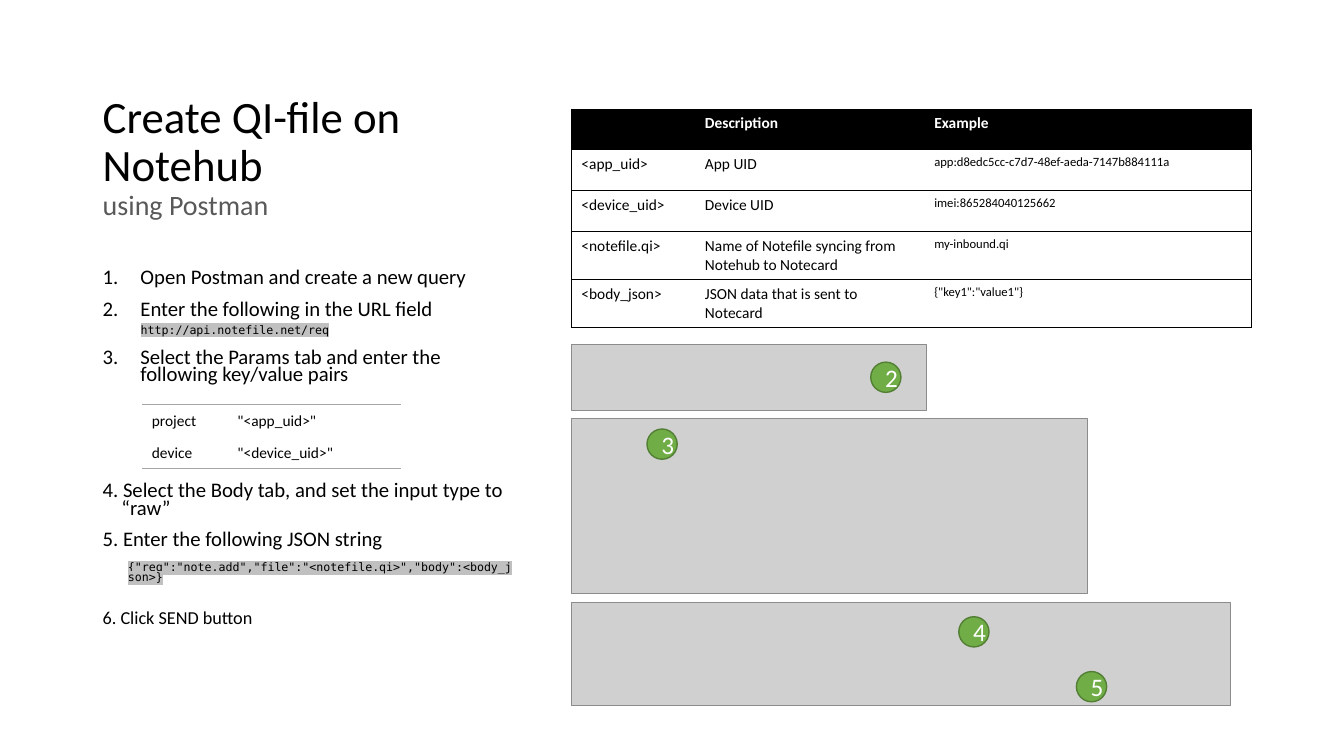
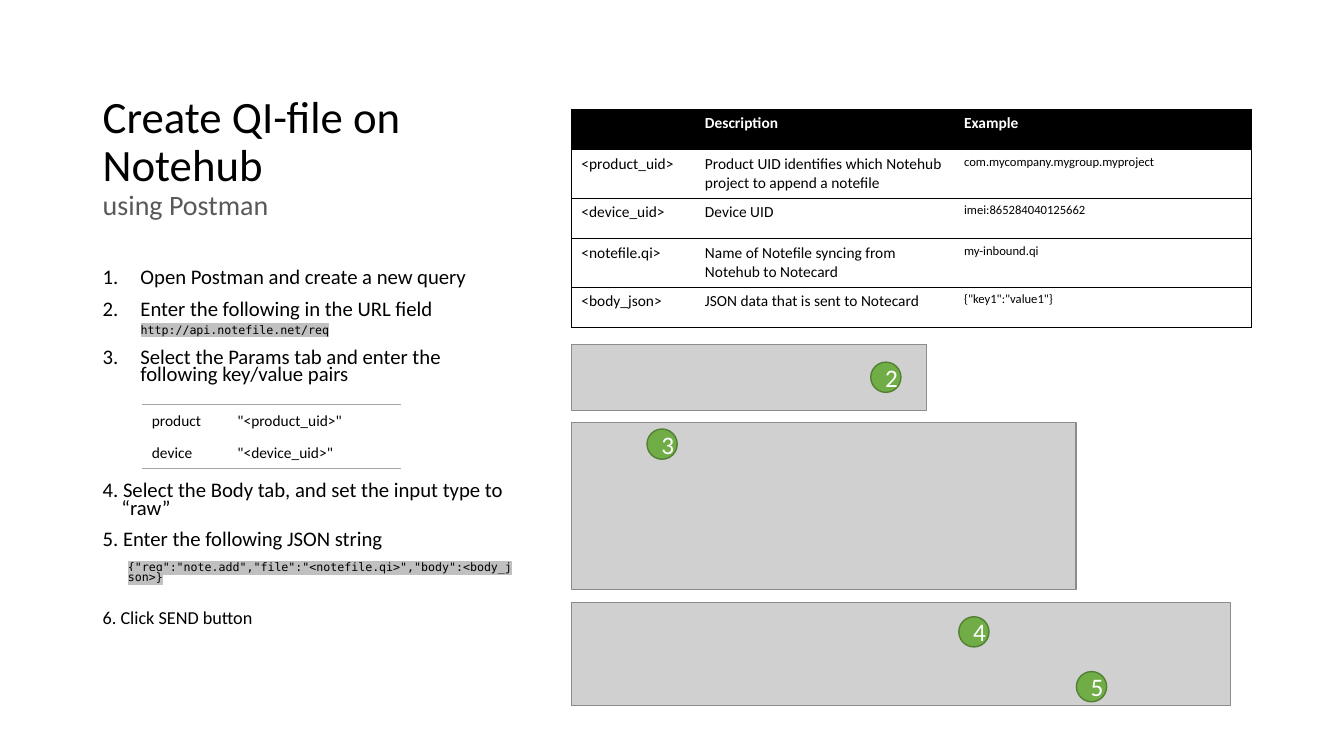
Before and after one commit to blues/note-tutorials, a slide deck: slide 38 of Host Firmware Tutorial.pptx. Drawn at 1344x756 pixels with LibreOffice and Linux fonts; fonts in the diff are those of the drawing; grey boxes stand for pictures. Boxes give left, top, right and bottom in pixels: in the first picture for what was removed or moved away, otherwise in the second. Text is boxed around its words. In the diff, an @@ line names an element or a change of style, - is before the commit and + after.

Commit message:
Changes API calls to Notehub projects to use product UID
Product UID is a more accessible value, and can be discerned from either
the Notecard, or Notehub.  It is also user-defined, which means the
user is already familiar with this ID.

```diff
--- a/Host Firmware Tutorial.pptx
+++ b/Host Firmware Tutorial.pptx
@@ table at [572,109,1252,326] @@
-row 2: <app_uid> | App UID | app:d8edc5cc-c7d7-48ef-aeda-7147b884111a
+row 2: <product_uid> | Product UID identifies which Notehub project to append a notefile | com.mycompany.mygroup.myproject
@@ table at [142,405,401,470] @@
-row 1, column 1: project
+row 1, column 1: product
@@ row 1, column 2: ""<app_uid>"" to ""<product_uid>"" @@
@@ picture: place and size @@
-picture at [572,418,1089,594]
+picture at [572,422,1077,589]
```
Also in this commit, not shown: 6 other slides changed.
